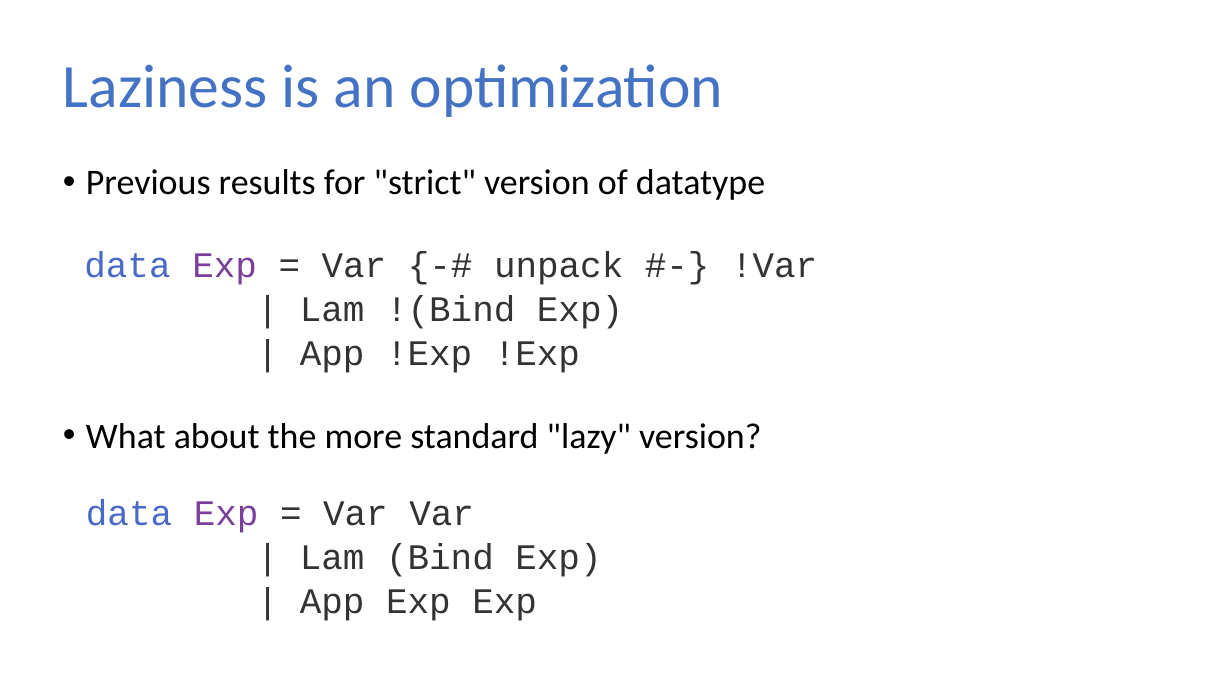
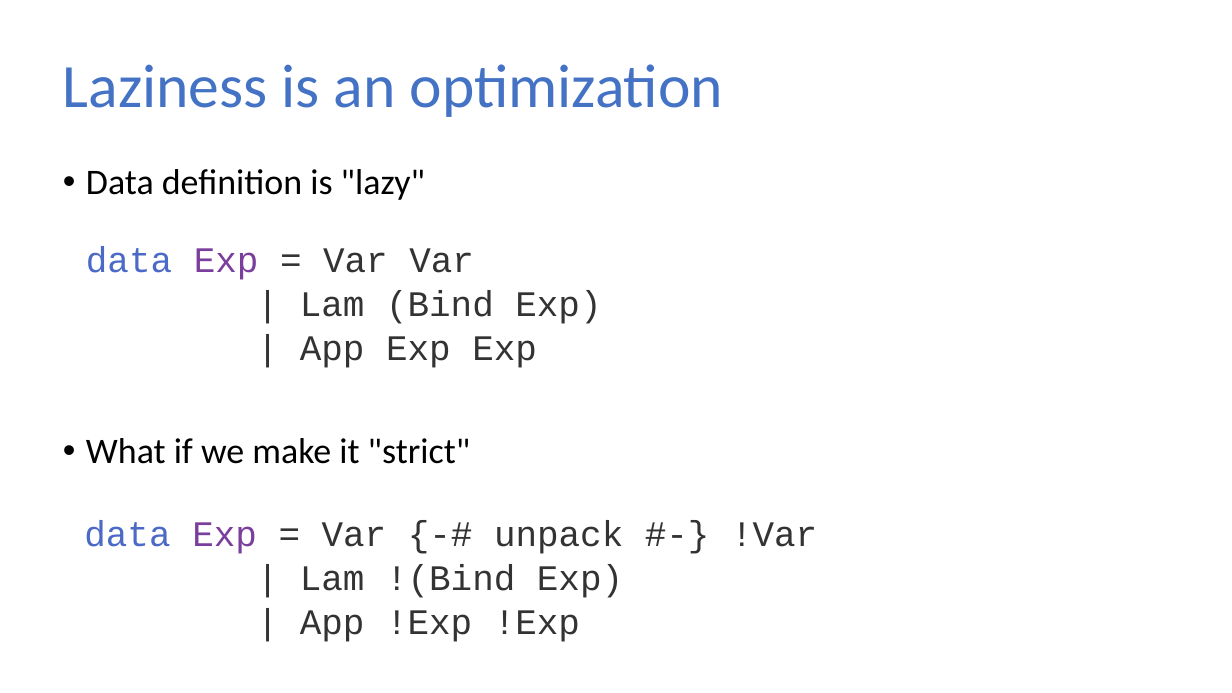
Before and after one commit to sweirich/lambda-n-ways, a slide deck: slide 29 of plclub-2021.pptx. Drawn at 1232x693 pixels with LibreOffice and Linux fonts; fonts in the diff are those of the drawing. Boxes give left, top, right and bottom in pixels: in the first picture for what was removed or moved away, otherwise in the second. Text is boxed around its words. In the diff, an @@ line names an element or a change of style, - is before the commit and + after.

```diff
--- a/plclub-2021.pptx
+++ b/plclub-2021.pptx
@@ text at bbox=[86, 169, 601, 464]: text changed @@
-• Previous results for "strict" version of datatype
+• Data definition is "lazy"
+  data Exp = Var Var
+| Lam (Bind Exp)
+| App Exp Exp
+• What if we make it "strict"
@@ text at bbox=[86, 423, 761, 621]: paragraphs removed @@
-• What about the more standard "lazy" version?
-  data Exp = Var Var
-| Lam (Bind Exp)
-| App Exp Exp
```
Also in this commit, not shown: 16 other slides changed, 3 slides added, 13 slides removed, 34 other files.
